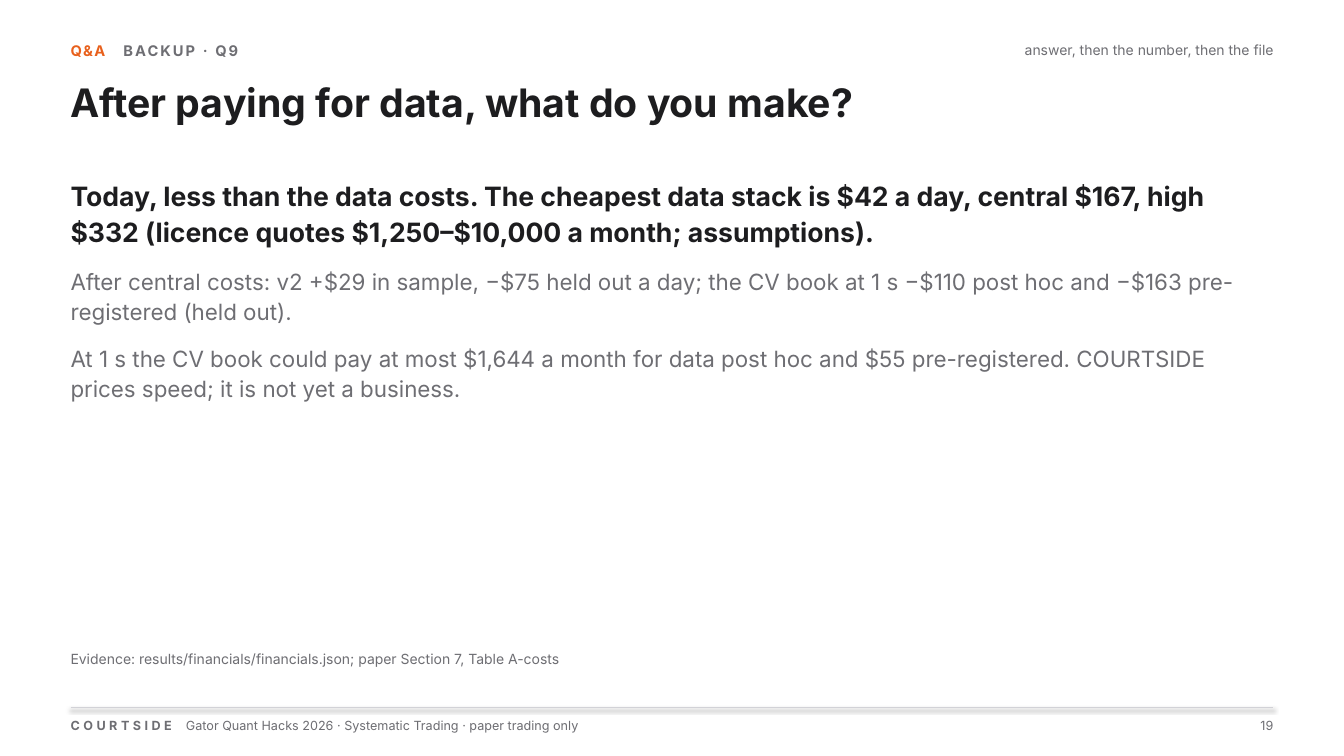
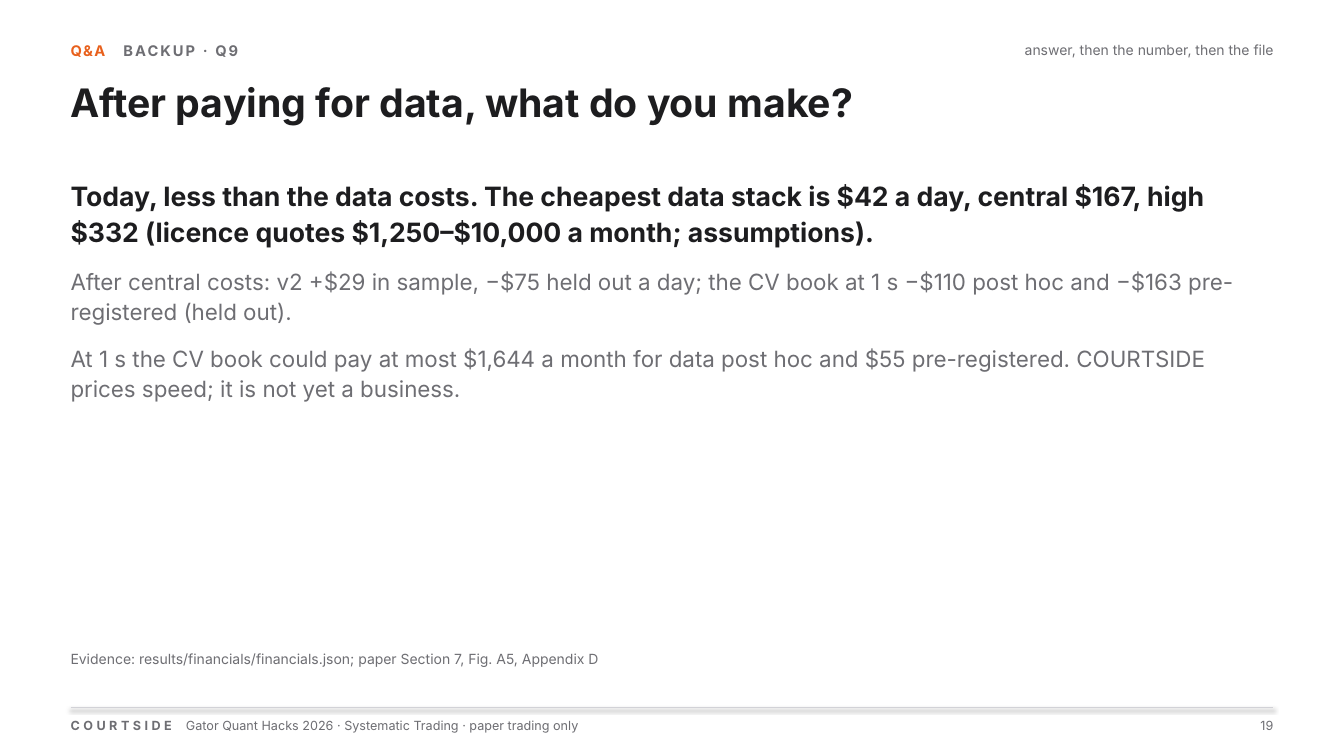
Before and after one commit to OjasMishra32/computervisionpredictivetabletennismoneymachineouuushiii, a slide deck: slide 19 of docs/deck/courtside.pptx. Drawn at 1344x756 pixels with LibreOffice and Linux fonts; fonts in the diff are those of the drawing. Boxes give left, top, right and bottom in pixels: in the first picture for what was removed or moved away, otherwise in the second. Text is boxed around its words. In the diff, an @@ line names an element or a change of style, - is before the commit and + after.

```diff
--- a/docs/deck/courtside.pptx
+++ b/docs/deck/courtside.pptx
@@ text at [71,653,598,667]: text changed @@
-Evidence: results/financials/financials.json; paper Section 7, Table A-costs
+Evidence: results/financials/financials.json; paper Section 7, Fig. A5, Appendix D
```
Also in this commit, not shown: 13 other slides changed, 41 other files.
